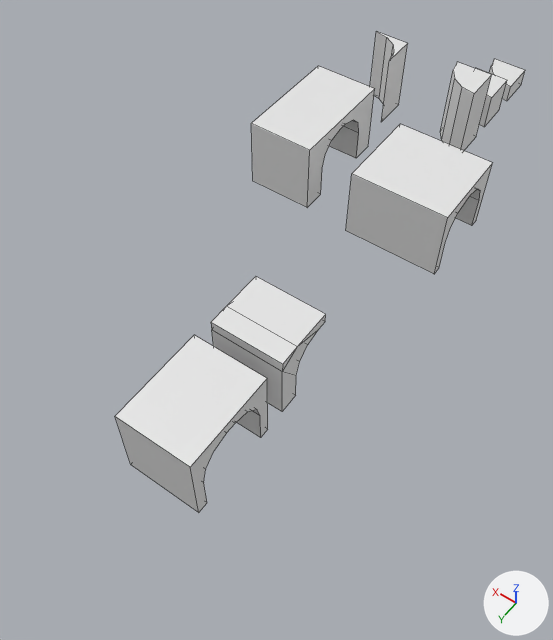
Renders of the Blender file Assets/Models/Map/BasePieces.blend from each side of a commit.
Both versions are drawn from a 50 mm lens placed at (-11.0, 37.8, 27.7), pointed at (1.5, 20.2, 0.1). Lighting does not change. The marker at lower right points along +X, +Y and +Z. Mesh edges are drawn as thin lines.

Objects in the first picture: 'ArchWayBridge', 'ArchWayMedium', 'ArchWayShort', 'CurvedCube', 'CurvedCubeReversedTall', 'CurvedCubeTall', 'HalfArchBridge'.
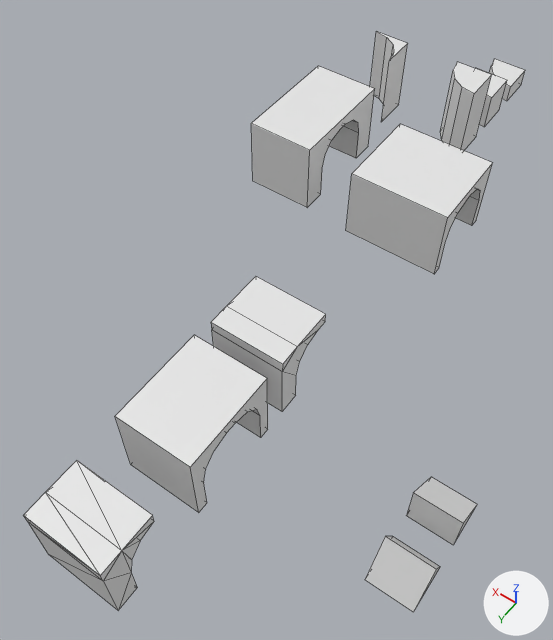
Boxes (x1, y1, x2, y2) around the edits, measured in the pictures (553 x 640 px):
'ArchCramped', added: after (24, 460, 154, 610)
'TriangleMid', added: after (365, 536, 440, 612)
'Triangle', added: after (406, 477, 477, 545)

What changed in the scene script:
```text
Add mat_redbricks:
    mat_redbricks = principled_material('RedBricks')
    mat_redbricks.base_color = (0.8, 0.8, 0.8)  # white #e7e7e7
Add me_cube_006:
    me_cube_006.from_pydata([(-1.0, -1.0, -1.0), (-1.0, 0.0, 1.0), (-1.0, 1.0, -1.0), (1.0, -1.0, -1.0), (1.0, 0.0, 1.0), (1.0, 1.0, -1.0)], [], [(0, 1, 2), (2, 1, 4, 5), (5, 4, 3), (3, 4, 1, 0), (2, 5, 3, 0)])
Add me_archshort:
    me_archshort.from_pydata(...)  # 20 vertices, 36 faces; spans x -3.5..0.0, y -2.5..0.0, z 0.0..3.5
    me_archshort.materials.append(mat_redbricks)  # white #e7e7e7
Add me_cube_007:
    me_cube_007.from_pydata([(-1.0, -1.0, -1.0), (-1.0, 1.0, 1.0), (-1.0, 1.0, -1.0), (1.0, -1.0, -1.0), (1.0, 1.0, 1.0), (1.0, 1.0, -1.0)], [], [(0, 1, 2), (2, 1, 4, 5), (5, 4, 3), (3, 4, 1, 0), (2, 5, 3, 0)])
Add ob_trianglemid:
    ob_trianglemid = bpy.data.objects.new('TriangleMid', me_cube_006)
    ob_trianglemid.location = (-9.0, 27.0, 1.0)
Add ob_archcramped:
    ob_archcramped = bpy.data.objects.new('ArchCramped', me_archshort)
    ob_archcramped.location = (2.0, 34.0, 0.0)
Add ob_triangle:
    ob_triangle = bpy.data.objects.new('Triangle', me_cube_007)
    ob_triangle.location = (-9.0, 24.0, 1.0)
```
